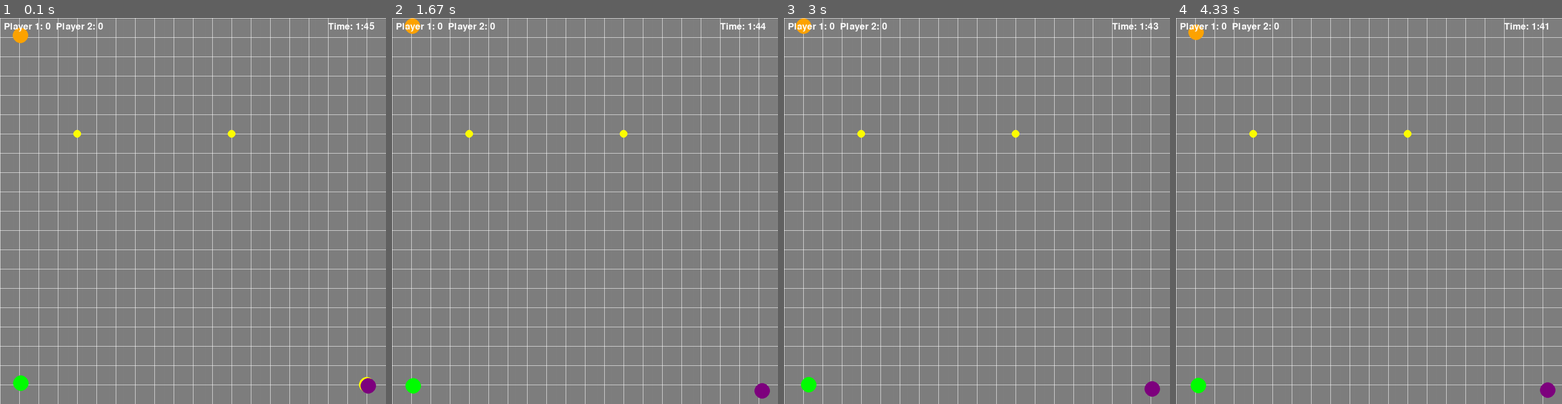
Above: before the commit, frames 1-4 (left to right).
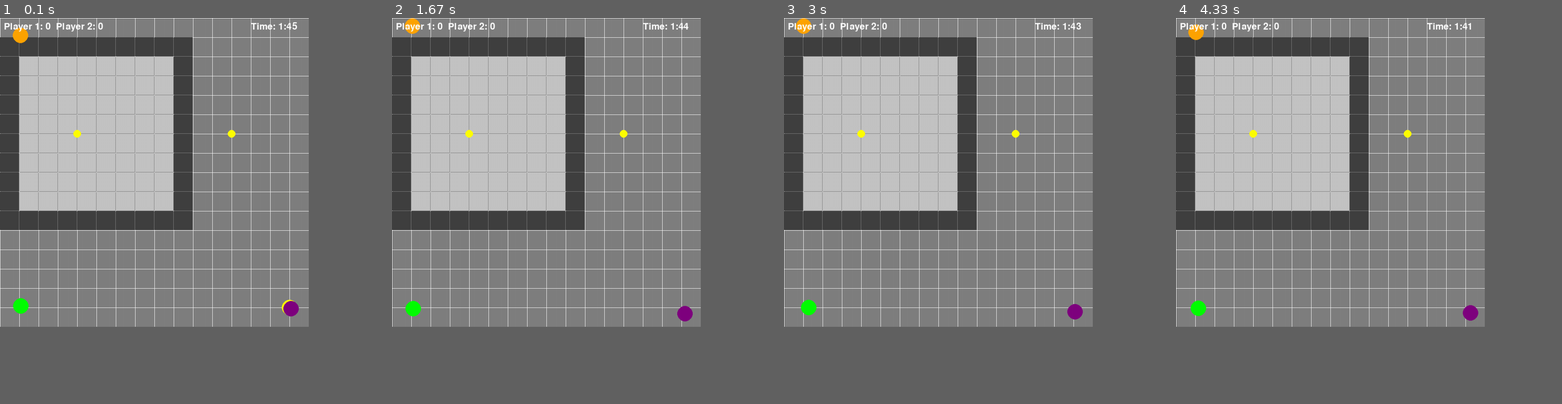
Above: after the commit, the same moments.

Repository: DocD-12/Blocks_n_Bots
Game: pygame game, started from main.py
Two runs of this game, one before a commit and one after it. Both use one fixed random seed, a clock stepped at 60 frames per second and the inputs below.
Inputs:
- Up to frame 1 (0.1 s): no input
- Up to frame 2 (1.67 s): hold Right 0.33-0.8 s; hold Up 0.83-1.13 s; hold Right 1.17-1.63 s
- Up to frame 3 (3 s): no input
- Up to frame 4 (4.33 s): no input
In our replay, the window is 900x900 before the commit and 720x720 after it. These sizes can differ from the game's own. Grey fills any space a smaller window leaves; there, only what the larger window draws over its background counts as a difference.

The runs differ from the first frame. In frame 1, 26% of the frame differs, in the area x 0-100%, y 0-100%; in frame 2, 26%; in frame 3, 26%; in frame 4, 26%.

Commit message:
Draw grid's Done.

Diff:
--- a/main.py
+++ b/main.py
@@ -6,8 +6,8 @@
 pygame.init()
 
 # Установка размеров окна
-screen_width = 1000
-screen_height = 1000
+screen_width = 800
+screen_height = 800
 win = pygame.display.set_mode((screen_width, screen_height))
 pygame.display.set_caption("Capture The Coin Game")
 
@@ -21,13 +21,39 @@
 purple = (128, 0, 128)
 orange = (255, 165, 0)
 grey = (128, 128, 128)
+lgrey = (196, 196, 196)
+dgrey = (64, 64, 64)
+
 
 # Игровое поле
-def draw_grid():
-    for x in range(0, screen_width, 50):
-        pygame.draw.line(win, white, (x, 0), (x, screen_height))
-    for y in range(0, screen_height, 50):
-        pygame.draw.line(win, white, (0, y), (screen_width, y))
+class Grid:
+    def __init__(self, h, w, sq_size = 50):
+        self.height = h
+        self.width = w
+        self.sq = [[-1 if (i == 0 or i == h - 1 or j == 0 or j == w - 1) else 0
+                      for j in range(w)] for i in range(h)]
+        self.size = sq_size
+
+
+    def print_grid(self):
+        print(*self.sq, sep='\n')
+
+    def draw_grid(self):
+        for x in range(0, screen_width, 50):
+            pygame.draw.line(win, white, (x, 0), (x, screen_height))
+        for y in range(0, screen_height, 50):
+            pygame.draw.line(win, white, (0, y), (screen_width, y))
+
+        for i in range(self.height):
+            for j in range(self.width):
+                if self.sq[i][j] == 0:
+                    pygame.draw.rect(win, lgrey, (i * self.size, j * self.size + 50, self.size - 1, self.size - 1))
+                elif self.sq[i][j] == -1:
+                    pygame.draw.rect(win, dgrey, (i * self.size, j * self.size + 50, self.size - 1, self.size - 1))
+                elif self.sq[i][j] == 1:
+                    pygame.draw.circle(win, red, (i * self.size, j * self.size + 50, self.size - 1))
+                elif self.sq[i][j] == 2:
+                    pygame.draw.circle(win, blue, (i * self.size, j * self.size + 50, self.size - 1))
 
 # Игрок
 class Player:
@@ -50,6 +76,9 @@
 
     def draw(self):
         pygame.draw.circle(win, self.color, (self.x, self.y), self.radius)
+
+# Создание СЕТКИ
+maingrid = Grid(10, 10, 50)
 
 # Создание игроков
 player1 = Player(50, 50, red)
@@ -119,7 +148,7 @@
 
     # Отображение игрового поля
     win.fill(grey)
-    draw_grid()
+    maingrid.draw_grid()
 
     # Отображение игроков
     player4.draw()
